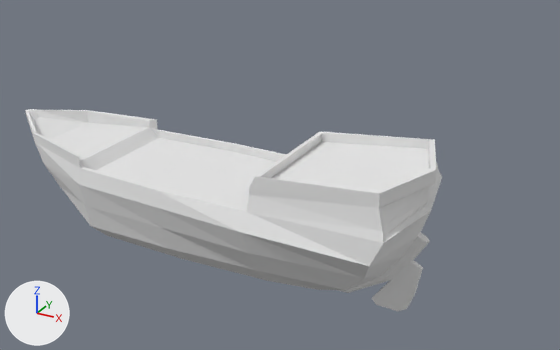
One commit to the Blender file External Assets/Models/shipBase.blend: the scene before it, then after it.
Rendered twice from a 50 mm lens placed at (6.75, -9.86, 5.65), pointed at (-0.19, 2.76, -0.66). Every picture has the same lights, and +X, +Y and +Z are marked at lower left.

The scene before the commit, as lines of its bpy script (objects in view):
```python
me_cube = bpy.data.meshes.new('Cube')
me_cube.from_pydata(...)  # 127 vertices, 108 faces; spans x -4.1..3.84, y -1.27..0.0, z -1.16..1.34
me_cube.materials.append(mat_material)  # its picture is missing
ob_shipbase = bpy.data.objects.new('shipBase', me_cube)
ob_shipbase.location = (0.0, 0.0, 0.0)
_m = ob_shipbase.modifiers.new('Mirror', 'MIRROR')
_m.use_axis = (False, True, False)
_m.use_clip = True
```
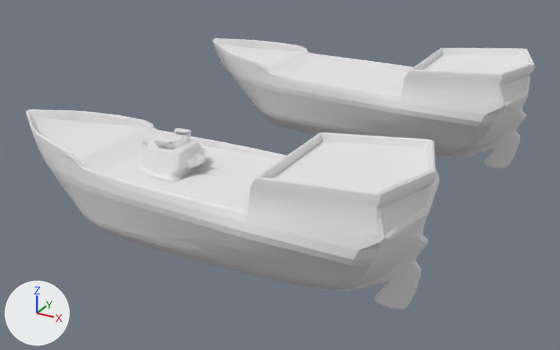
Commit message: turret hardpoint

Changed parts and their boxes (x1, y1, x2, y2) in the pictures (560 x 350 px):
'shipBase', reshaped: before (25, 109, 442, 311); after (26, 109, 439, 310)
'shipBase.001', added: after (212, 38, 535, 169)
'turret hardpoint', added: after (135, 128, 210, 182)

What changed in the scene script:
```text
Change me_cube:
    used by ob_shipbase; location = (0.0, 0.0, 0.0)
    remove me_cube.from_pydata(...)  # 127 vertices, 108 faces; spans x -4.1..3.84, y -1.27..0.0, z -1.16..1.34
    add me_cube.from_pydata(...)  # 1733 vertices, 1662 faces; spans x -4.1..3.84, y -1.25..0.0, z -1.15..1.34
    me_cube part 1: 1 vertex moved within x 1.38, y -1.11, z -0.12; 122 vertices removed from x -4.1..3.84, y -1.27..0.0, z -1.16..1.34; 1728 vertices added at x -4.1..3.84, y -1.25..0.0, z -1.15..1.34
Add me_cube_001:
    me_cube_001.from_pydata(...)  # 1733 vertices, 1662 faces; spans x -4.1..3.84, y -1.25..0.0, z -1.15..1.34
    me_cube_001.materials.append(mat_material)  # its picture is missing
Add me_cube_002:
    me_cube_002.from_pydata(...)  # 394 vertices, 345 faces; spans x -1.175..-0.114, y -0.439..0.0, z 0.176..0.484
Add ob_shipbase_001:
    ob_shipbase_001 = bpy.data.objects.new('shipBase.001', me_cube_001)
    ob_shipbase_001.location = (0.0, 6.35, 0.0)
    _m = ob_shipbase_001.modifiers.new('Mirror', 'MIRROR')
    _m.use_axis = (False, True, False)
    _m.use_clip = True
Add ob_turret_hardpoint:
    ob_turret_hardpoint = bpy.data.objects.new('turret hardpoint', me_cube_002)
    ob_turret_hardpoint.location = (0.0, 0.0, 0.0)
    ob_turret_hardpoint.scale = (1.28, 1.28, 2.13)
    _m = ob_turret_hardpoint.modifiers.new('Mirror', 'MIRROR')
    _m.use_axis = (False, True, False)
    _m.use_clip = True
    _m = ob_turret_hardpoint.modifiers.new('Subsurf', 'SUBSURF')
```
